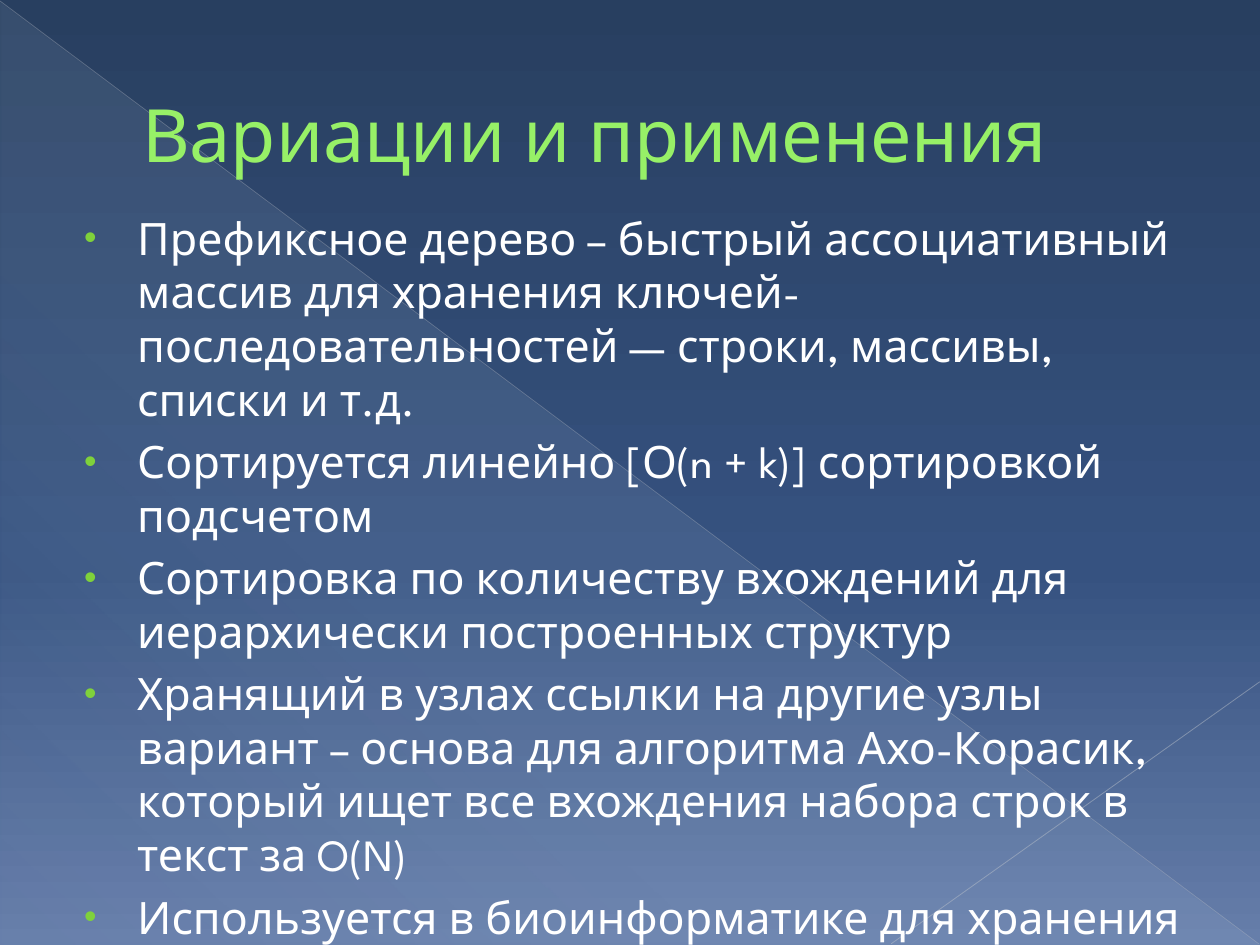
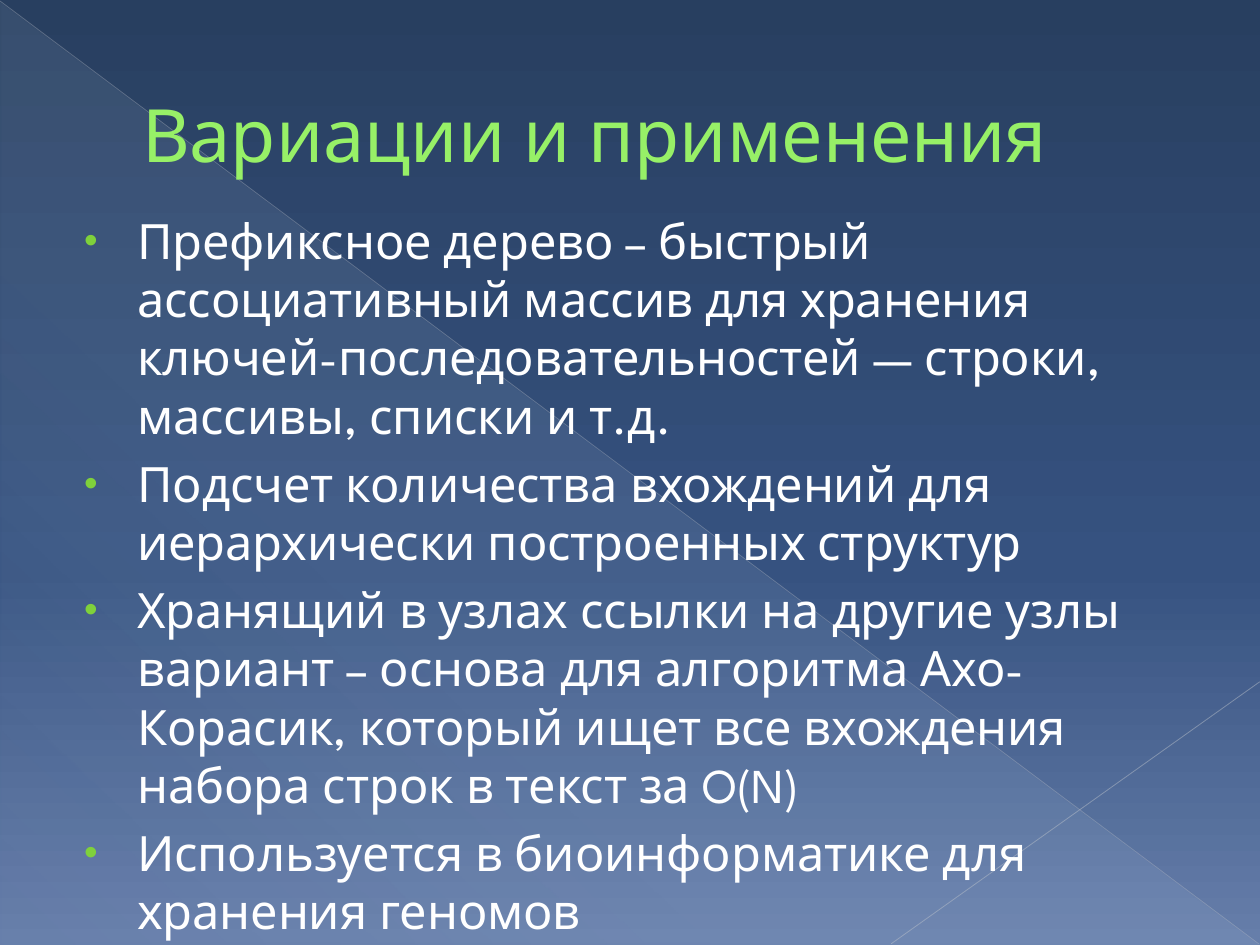
Before and after one commit to dekabrsky/prefixTree, a slide deck: slide 14 of 26.pptx. Drawn at 1260x945 pixels with LibreOffice and Linux fonts; fonts in the diff are those of the drawing. Boxes give left, top, right and bottom in pixels: in the first picture for what was removed or moved away, otherwise in the second. Text is boxed around its words. In the diff, an @@ line names an element or a change of style, - is before the commit and + after.

```diff
--- a/26.pptx
+++ b/26.pptx
@@ text at bbox=[137, 222, 1121, 883]: size 25.5 to 27.8 pt in "Префиксное дерево – быстрый ассоциативный массив для ...", "Хранящий в узлах ссылки на другие узлы ...", "Используется в биоинформатике для хранения геномов" @@
@@ text at bbox=[137, 465, 1022, 572]: text changed; size 25.5 to 27.8 pt @@
-• Сортируется линейно [О(n + k)] сортировкой подсчетом
-• Сортировка по количеству вхождений для иерархически построенных структур
+• Подсчет количества вхождений для иерархически построенных структур
```
Also in this commit, not shown: 4 other slides changed, 1 slide added, 1 slide removed, 9 other files.
